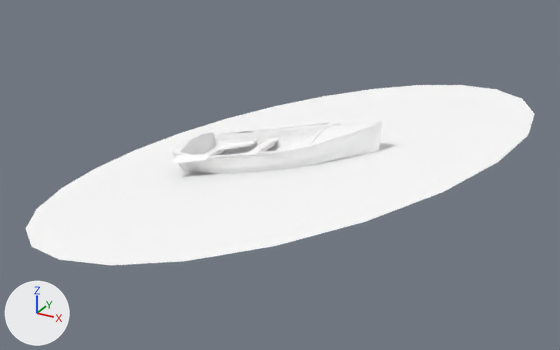
Before and after pictures for a commit that changed the glTF model nodeWorld/public/models/boat.glb.
Before and after are seen from a 50 mm lens placed at (682.0, -1263.0, 586.0), pointed at (-10.0, -4.0, -43.0). Lighting does not change. The marker at lower left points along +X, +Y and +Z. Where no turn or scale is listed for an object, it has been applied to the vertices.

Objects in the first picture: 'broun_wood', 'disk', 'metall', 'white_wood'.
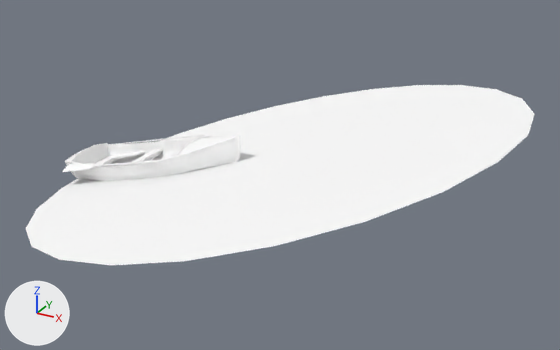
Boxes (x1, y1, x2, y2) around the edits, measured in the pictures (560 x 350 px):
'broun_wood', moved: before (172, 120, 382, 172); after (62, 134, 240, 179)
'white_wood', moved: before (180, 129, 378, 174); after (73, 142, 237, 181)
'metall', moved: before (176, 121, 382, 161); after (68, 135, 239, 170)

The change, as a list of edits to the scene's bpy script:
```text
Change ob_broun_wood:
    ob_broun_wood.location: (-8.0, 10.0, -32.0) -> (-308.0, 10.0, -112.0)
Change ob_white_wood:
    ob_white_wood.location: (-8.0, 10.0, -32.0) -> (-308.0, 10.0, -112.0)
Change ob_metall:
    ob_metall.location: (-8.0, 10.0, -32.0) -> (-308.0, 10.0, -112.0)
```
